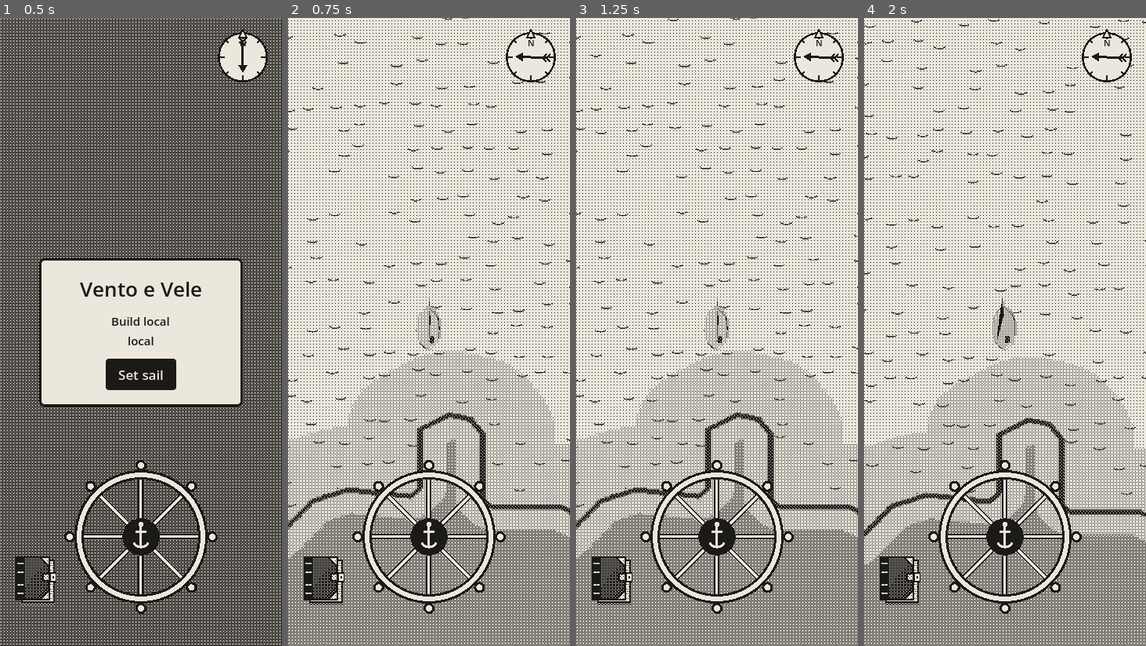
Above: before the commit, frames 1-4 (left to right).
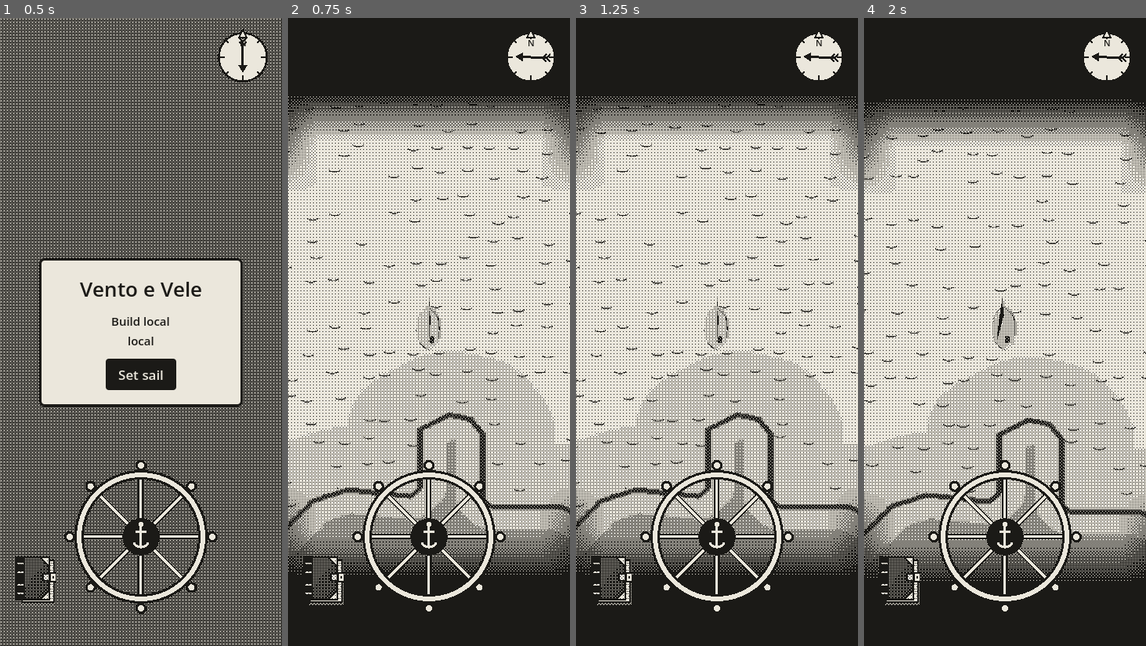
Above: after the commit, the same moments.

Repository: EnricoLabarile/Sail
Game: Godot game, scene res://Assets/Scenes/Overworld.tscn
Same seed, same stepped clock (60 frames per second), same inputs: the game is played once before the commit and once after it.
Inputs (mouse positions are in pixels of both pictures, inside the frame that each line leads up to):
- Up to frame 1 (0.5 s): no input
- Up to frame 2 (0.75 s): click "Set sail" at 0.5 s
- Up to frame 3 (1.25 s): no input
- Up to frame 4 (2 s): tap Enter (ui_accept) at 1.25 s; drag from (1005, 539) to (1033, 193) at 1.27 s

Frame 1 is identical in both runs. In frame 2, 21% of the frame differs, in the area x 0-100%, y 0-100%; in frame 3, 21%; in frame 4, 21%.

Commit message:
Fog of war: black over what she hasn't seen, cleared within 22 m of her, as in the prototype
Co-Authored-By: Claude Opus 5.5 <noreply@anthropic.com>
Claude-Session: https://claude.ai/code/session_0154zeqDuhZHz7ZXLE21BuMs

Diff:
--- a/Assets/Boat/boat.gd
+++ b/Assets/Boat/boat.gd
@@ -97,6 +97,7 @@
 		rotate_y(-rudder * turn_rate * maxf(way, 0.25) * dt)
 	update_current(dt, wind_from)
 	move_and_bounce(dt)
+	Fog.reveal(global_position)                                 # clear the fog round her (fog.gd)
 
 	# the look: heel away from the wind, the boom out to leeward, a gentle bob
 	var side := signf(global_transform.basis.x.dot(wind_from))   # + = wind from starboard
--- /dev/null
+++ b/Assets/Landscape/world/fog.gd
@@ -0,0 +1,55 @@
+extends Node
+## FOG OF WAR: remembers which parts of the map the boat has seen.
+##
+## This script is an Autoload (Project Settings → Globals → Autoload, name "Fog"), like `Land` and `Wind`.
+## (In Unreal: a World Subsystem that keeps the explored map.)
+##
+## As in the prototype, the map is cut into square cells of CELL metres. A cell is "explored" once the
+## boat has come within SIGHT metres of its middle; explored cells stay clear for good.
+## The boat calls `Fog.reveal(position)` every frame (boat.gd).
+##
+## The cells are kept in a tiny picture, `image`: one pixel a cell, white = still in fog, black = seen.
+## `texture` is that picture as a texture: the sea's shader (sea.gdshader) reads it, stretched smoothly
+## over the whole map, and paints the fogged parts black. (In Unreal: a render target the material reads.)
+
+const WORLD_SIZE := 504.0      # metres the map covers, a side (same as Land.WORLD_SIZE)
+const CELL := 4.8              # metres a cell, a side (the prototype's 48 px)
+const SIGHT := 22.0            # metres of fog cleared round the boat (the prototype's 220 px)
+
+var cells := int(round(WORLD_SIZE / CELL))   # cells a side: 105
+var image: Image               # one pixel a cell
+var texture: ImageTexture      # the same picture, handed to the sea's shader
+
+
+## Called once, when the game starts: the whole map starts in fog (every pixel white).
+func _ready() -> void:
+	image = Image.create(cells, cells, false, Image.FORMAT_L8)   # L8 = one grey value a pixel
+	image.fill(Color.WHITE)
+	texture = ImageTexture.create_from_image(image)
+
+
+## Clears the fog round this point of the world. Only x and z count.
+func reveal(pos: Vector3) -> void:
+	var changed := false
+	# 1. Which cells could be in sight: the ones in the square round the boat, SIGHT metres each way.
+	#    Cell (i, j) covers x from -252 + i * CELL (home, 0, is the middle of the map).
+	var half := WORLD_SIZE / 2.0
+	var i_min := int(floor((pos.x - SIGHT + half) / CELL))
+	var i_max := int(floor((pos.x + SIGHT + half) / CELL))
+	var j_min := int(floor((pos.z - SIGHT + half) / CELL))
+	var j_max := int(floor((pos.z + SIGHT + half) / CELL))
+	for j in range(j_min, j_max + 1):
+		for i in range(i_min, i_max + 1):
+			# 2. Skip cells off the map, and the ones already seen.
+			if i < 0 or j < 0 or i >= cells or j >= cells:
+				continue
+			if image.get_pixel(i, j).r < 0.5:
+				continue
+			# 3. The cell's middle, in metres. Within SIGHT of the boat: now it's seen (black).
+			var middle := Vector2((i + 0.5) * CELL - half, (j + 0.5) * CELL - half)
+			if middle.distance_to(Vector2(pos.x, pos.z)) <= SIGHT:
+				image.set_pixel(i, j, Color.BLACK)
+				changed = true
+	# 4. Only when something new was seen, send the picture to the graphics card again.
+	if changed:
+		texture.update(image)
--- /dev/null
+++ b/Assets/Landscape/world/sea.gd
@@ -0,0 +1,7 @@
+extends MeshInstance3D
+## THE SEA: hands the fog of war's picture (the Fog autoload, fog.gd) to the sea's shader.
+## The shader then paints black where the boat hasn't been yet.
+
+func _ready() -> void:
+	var material: ShaderMaterial = mesh.material
+	material.set_shader_parameter("fog_tex", Fog.texture)
--- a/Assets/Landscape/world/sea.gdshader
+++ b/Assets/Landscape/world/sea.gdshader
@@ -4,6 +4,7 @@
 //   1. it shows the map Enrico paints (map_paint.png), once, stretched over the plane;
 //   2. on the sea only (where map_collision.png is black), it adds short dark wavelets that stay
 //      fixed in the world, so you can see the boat moving.
+//   3. it covers in black what the boat hasn't seen yet (the fog of war, fog.gd).
 // Unshaded: no light on it, the greys are shown as painted; the dither turns them into paper and ink.
 shader_type spatial;
 render_mode unshaded;
@@ -12,6 +13,9 @@
 uniform sampler2D map_tex : source_color, filter_linear_mipmap;
 // White = land, black = sea (the same image the boat uses to find the shore).
 uniform sampler2D land_mask : filter_linear;
+// The fog of war (set by sea.gd from the Fog autoload): one pixel a cell, white = not seen yet.
+// filter_linear stretches it smoothly, so the fog's edge is soft, not blocky.
+uniform sampler2D fog_tex : filter_linear;
 
 uniform vec4 wavelet : source_color = vec4(0.25, 0.25, 0.24, 1.0);
 uniform float cell = 2.2;       // metres between wavelets
@@ -42,5 +46,9 @@
 	float blink = step(0.35, 0.5 + 0.5 * sin(TIME * 0.7 + hash(id + 3.1) * 6.28));   // each fades in and out
 	float at_sea = step(is_land, 0.5);                  // 1 at sea, 0 on land: no wavelets on the land
 
-	ALBEDO = mix(painted, wavelet.rgb, on * blink * at_sea);
+	vec3 col = mix(painted, wavelet.rgb, on * blink * at_sea);
+
+	// The fog of war: where the boat hasn't been, solid black (ink once dithered), as in the prototype.
+	float fog = texture(fog_tex, UV).r;                 // 1 = in fog, 0 = seen
+	ALBEDO = mix(col, vec3(0.0), fog);
 }
--- a/Assets/Landscape/world/sea.tscn
+++ b/Assets/Landscape/world/sea.tscn
@@ -3,6 +3,7 @@
 [ext_resource type="Shader" uid="uid://y01s8ugtrxyq" path="res://Assets/Landscape/world/sea.gdshader" id="2_sea"]
 [ext_resource type="Texture2D" path="res://Assets/Landscape/world/map_paint.png" id="3_map"]
 [ext_resource type="Texture2D" path="res://Assets/Landscape/world/map_collision.png" id="4_mask"]
+[ext_resource type="Script" path="res://Assets/Landscape/world/sea.gd" id="5_script"]
 
 [sub_resource type="ShaderMaterial" id="Mat_sea"]
 shader = ExtResource("2_sea")
@@ -15,3 +16,4 @@
 
 [node name="Sea" type="MeshInstance3D"]
 mesh = SubResource("Mesh_sea")
+script = ExtResource("5_script")
--- a/project.godot
+++ b/project.godot
@@ -19,6 +19,7 @@
 PhoneFrame="*res://Assets/Scenes/phone_frame.gd"
 Wind="*res://Assets/Landscape/world/wind.gd"
 Land="*res://Assets/Landscape/world/land.gd"
+Fog="*res://Assets/Landscape/world/fog.gd"
 
 [display]
 
Not shown, changed: CLAUDE.md
